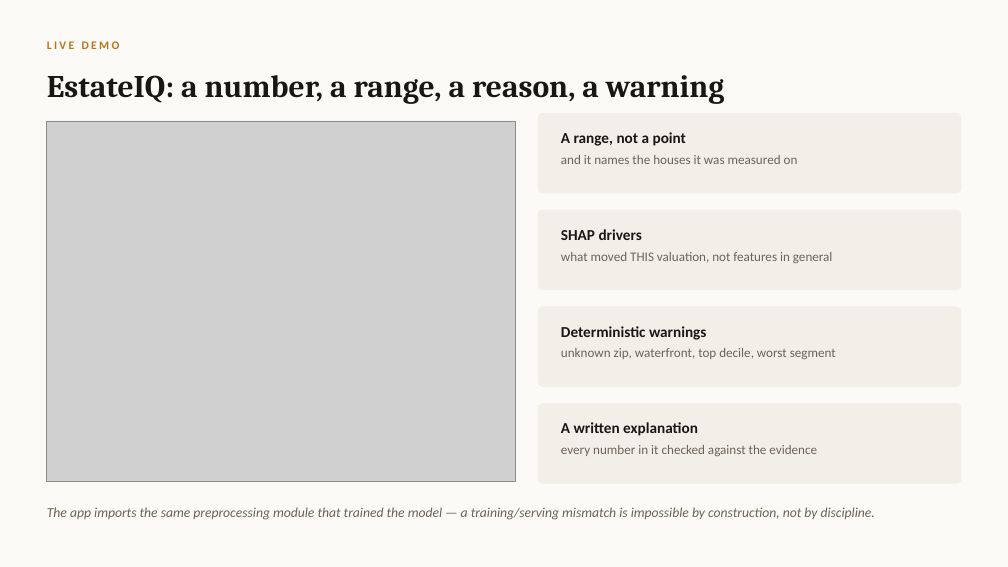
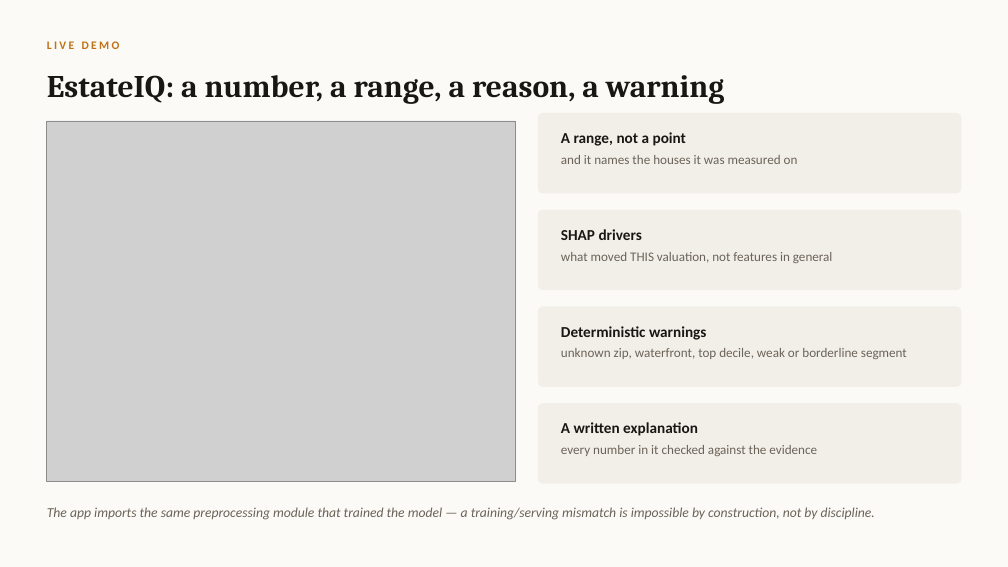
Before and after one commit to EsraaMaamoun/real-estate-machine, a slide deck: slide 17 of reports/Real_Estate_Machine_defense.pptx. Drawn at 1008x567 pixels with LibreOffice and Linux fonts; fonts in the diff are those of the drawing; grey boxes stand for pictures. Boxes give left, top, right and bottom in pixels: in the first picture for what was removed or moved away, otherwise in the second. Text is boxed around its words. In the diff, an @@ line names an element or a change of style, - is before the commit and + after.

```diff
--- a/reports/Real_Estate_Machine_defense.pptx
+++ b/reports/Real_Estate_Machine_defense.pptx
@@ text at (x1=561, y1=348, x2=907, y2=359): text changed @@
-unknown zip, waterfront, top decile, worst segment
+unknown zip, waterfront, top decile, weak or borderline segment
```
Also in this commit, not shown: 6 other slides changed, 1 other file.
